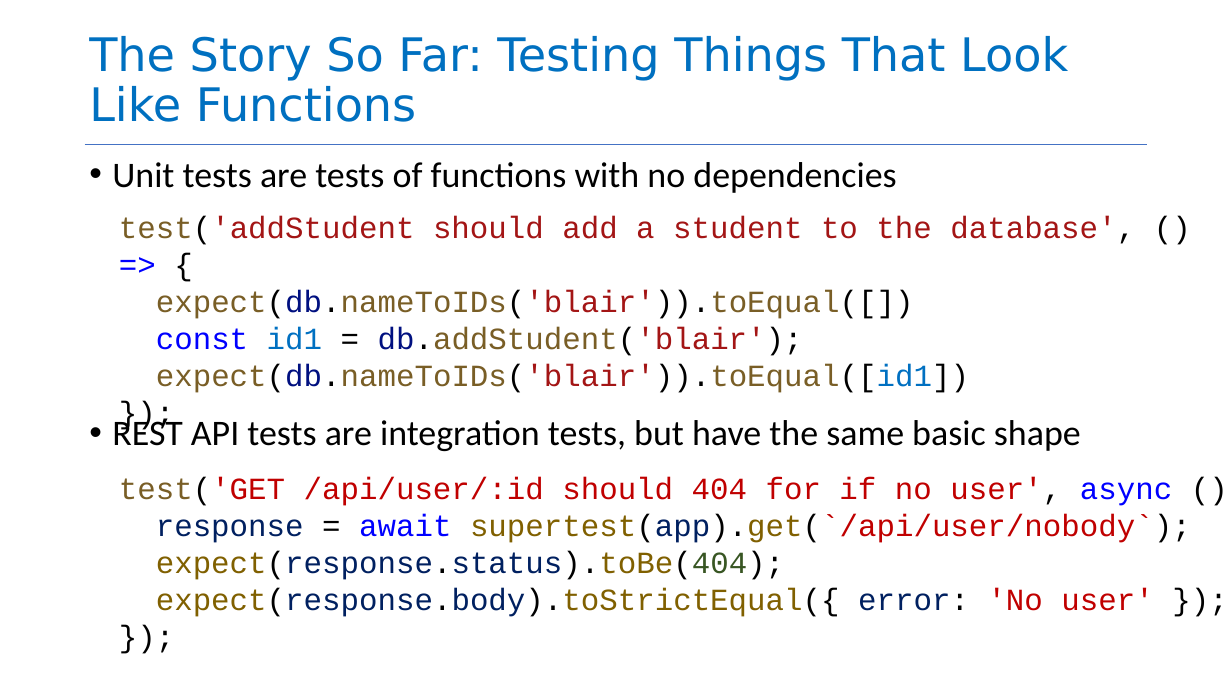
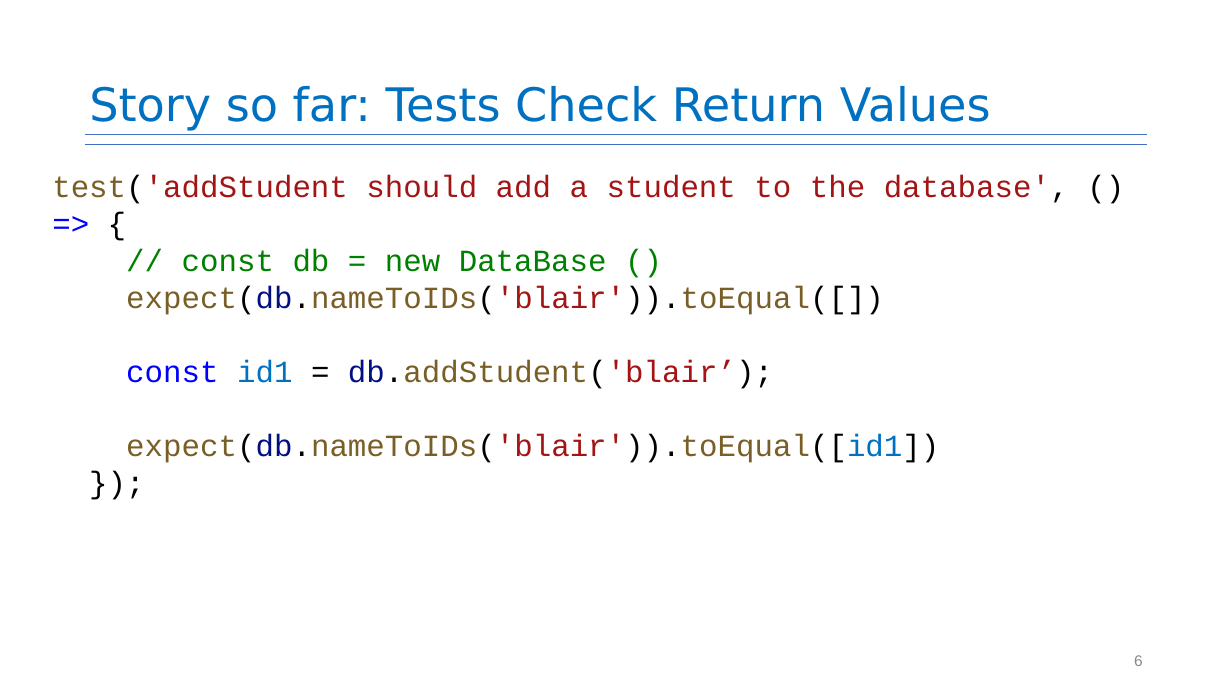
Before and after one commit to neu-se/CS4530-Fall-2026, a slide deck: slide 6 of Slides/Module 10 Testing Larger Things.pptx (slide 4 before the commit). Drawn at 1232x693 pixels with LibreOffice and Linux fonts; fonts in the diff are those of the drawing. Boxes give left, top, right and bottom in pixels: in the first picture for what was removed or moved away, otherwise in the second. Text is boxed around its words. In the diff, an @@ line names an element or a change of style, - is before the commit and + after.

Commit message:
M10 Slides, l10.md

```diff
--- a/Slides/Module 10 Testing Larger Things.pptx
+++ b/Slides/Module 10 Testing Larger Things.pptx
@@ title at (x1=89, y1=86, x2=991, y2=131): text changed @@
-The Story So Far: Testing Things That Look Like Functions
+Story so far: Tests Check Return Values
@@ line moved from (85, 145) - (1147, 145) to (85, 134) - (1147, 134) @@
@@ text "test('addStudent should add a student ..." moved from (x1=119, y1=216, x2=1135, y2=393) to (x1=52, y1=175, x2=1069, y2=463) @@
@@ text removed at (x1=112, y1=162, x2=1081, y2=451) @@
-• Unit tests are tests of functions with no dependencies
-• REST API tests are integration tests, but have the same basic shape
@@ text at (x1=182, y1=249, x2=607, y2=272): paragraph added @@
+// const db = new DataBase ()
@@ text at (x1=126, y1=360, x2=773, y2=389): text changed @@
-const id1 = db.addStudent('blair');
+const id1 = db.addStudent('blair’);
@@ text removed at (x1=119, y1=477, x2=1191, y2=617) @@
-test('GET /api/user/:id should 404 for if no user', async () => {
-response = await supertest(app).get(`/api/user/nobody`);
-expect(response.status).toBe(404);
-expect(response.body).toStrictEqual({ error: 'No user' });
-});
@@ page number added at (x1=1134, y1=655, x2=1143, y2=666), 24 pt, text #888888 @@
+6
```
Also in this commit, not shown: 13 other slides changed, 15 slides added, 9 slides removed, 2 other files.
